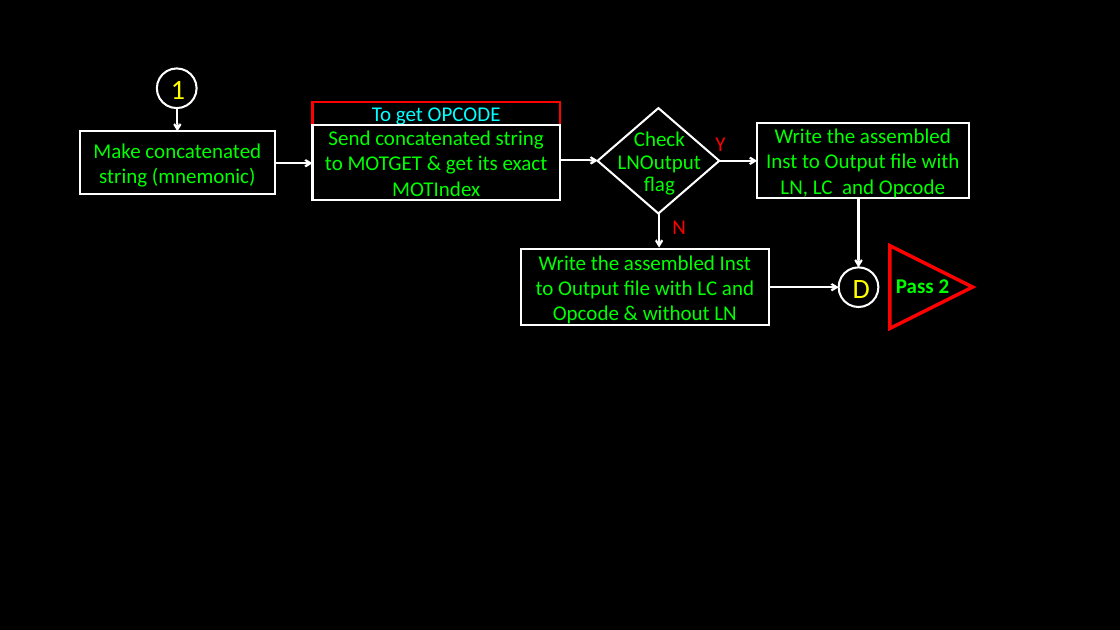
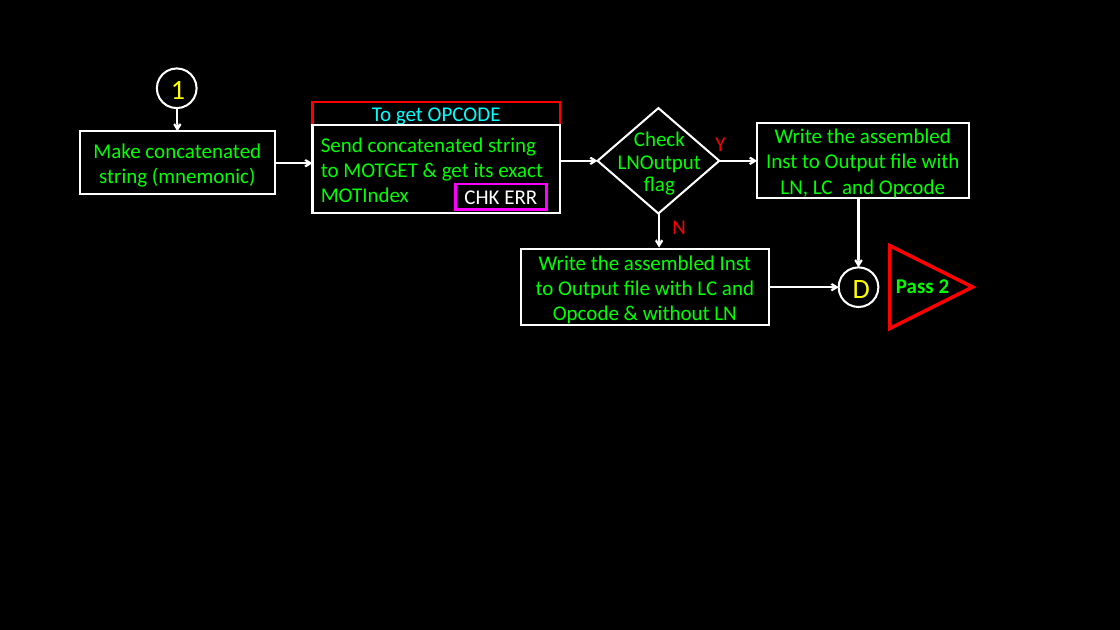
Before and after one commit to bondeabhijeet/8085, a slide deck: slide 4 of Pass 1 8085.pptx. Drawn at 1120x630 pixels with LibreOffice and Linux fonts; fonts in the diff are those of the drawing. Boxes give left, top, right and bottom in pixels: in the first picture for what was removed or moved away, otherwise in the second. Text is boxed around its words. In the diff, an @@ line names an element or a change of style, - is before the commit and + after.

```diff
--- a/Pass 1 8085.pptx
+++ b/Pass 1 8085.pptx
@@ rectangle "Send concatenated string to MOTGET ...": place and size @@
-rectangle "Send concatenated string to MOTGET ..." at (313, 125, 560, 200)
+rectangle "Send concatenated string to MOTGET ..." at (313, 125, 560, 213)
@@ rectangle "Send concatenated string to MOTGET ..." at (313, 125, 560, 213): alignment centre to left @@
@@ rectangle added at (455, 184, 546, 209), outline #FF00FF 2.5 pt, 18 pt, text #FFFFFF @@
+CHK ERR
```
Also in this commit, not shown: 8 other slides changed.
